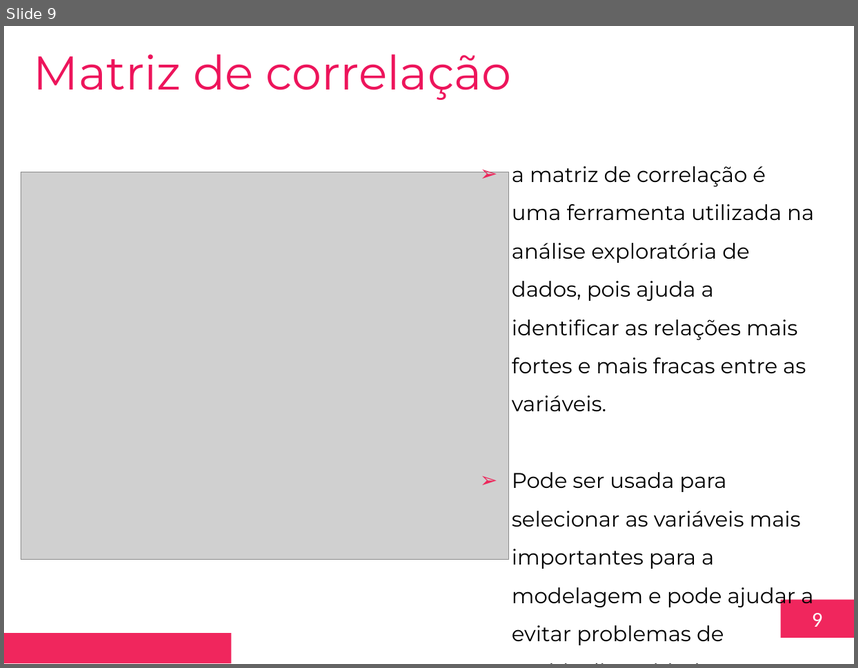
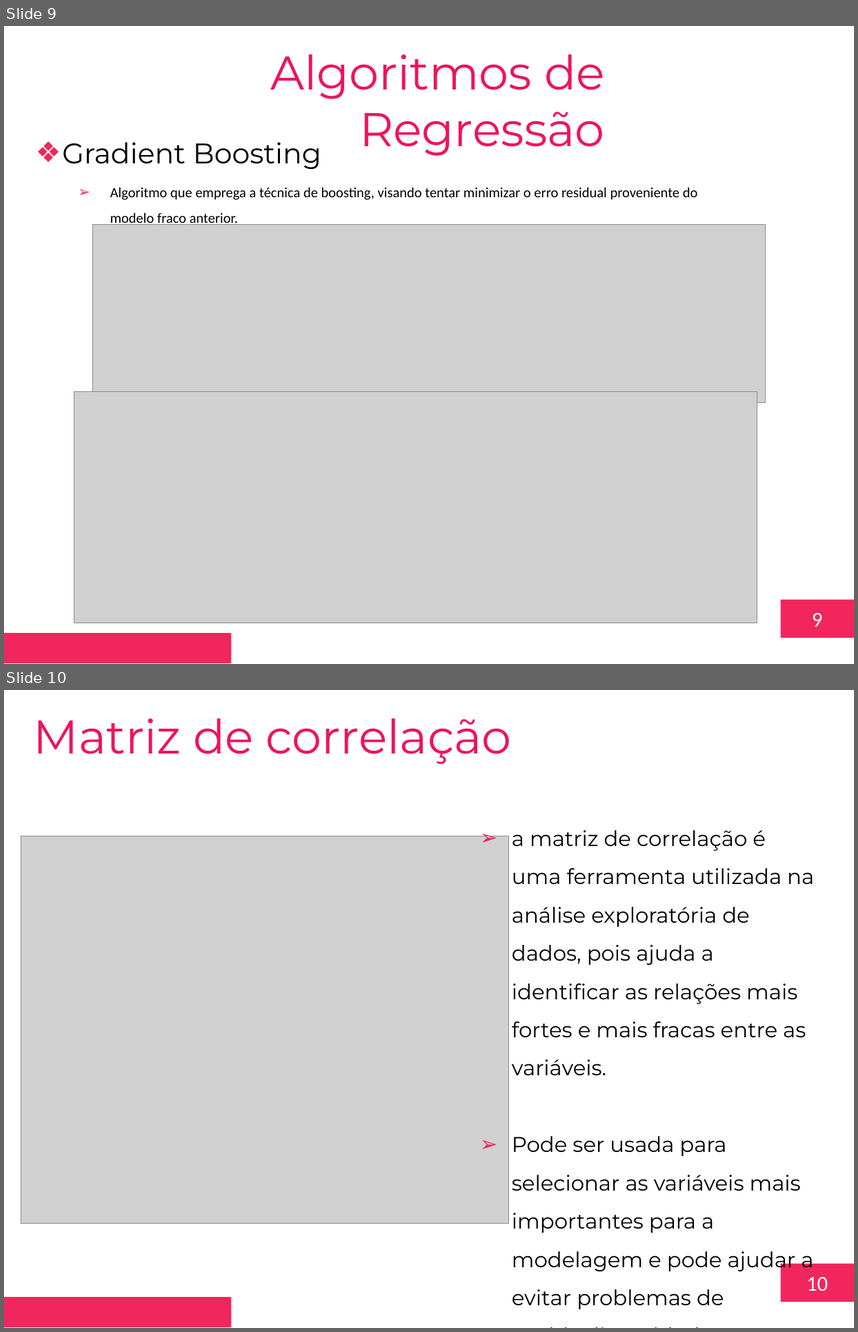
Before and after one commit to toyusan/aula-fiap-disruptive-archs, a slide deck: Aula 05/2023.03.09 Aula 05 – Modelos de aprendizado supervisionados – Regressão v1.pptx. Shown one above the other, each under a label of ours: slide 9 before the commit, slides 9 and 10 after it. The pictures are 858x668 and 858x1332 pixels, drawn with LibreOffice and Linux fonts; fonts in the diff are those of the drawing; grey boxes stand for pictures; background and template pictures are left out. Boxes give left, top, right and bottom in pixels: in the first picture for what was removed or moved away, otherwise in the second. Text is boxed around its words. In the diff, an @@ line names an element or a change of style, - is before the commit and + after.

```diff
--- a/Aula 05/2023.03.09 Aula 05 – Modelos de aprendizado supervisionados – Regressão v1.pptx
+++ b/Aula 05/2023.03.09 Aula 05 – Modelos de aprendizado supervisionados – Regressão v1.pptx
@@ slide 9 added at bbox=[4, 26, 854, 664], background #FFFFFF; not listed: 2 template elements that a slide beside it also shows @@
@@ text added at bbox=[270, 54, 605, 156], 40 pt, text #ED145B @@
+Algoritmos de Regressão
@@ text added at bbox=[62, 142, 321, 169], 24 pt, text #000000 @@
+❖ Gradient Boosting
@@ text added at bbox=[110, 187, 698, 227], 12 pt, text #000000 @@
+  ➢ Algoritmo que emprega a técnica de boosting, visando tentar minimizar o erro residual proveniente do modelo fraco anterior.
@@ picture added at bbox=[92, 224, 766, 402] @@
@@ picture added at bbox=[74, 392, 757, 623] @@
@@ what was slide 9 is now slide 10 @@
@@ page number at bbox=[806, 1276, 828, 1290]: text changed @@
-9
+10
```
Also in this commit, not shown: 1 other slide added, 1 slide removed, 1 other file.
